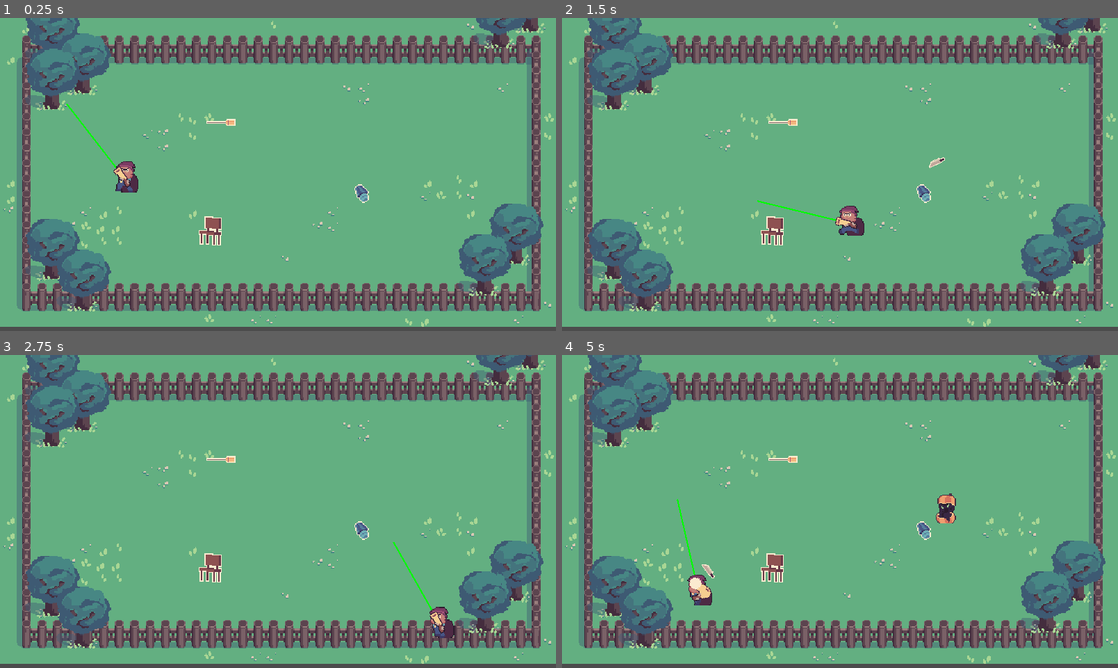
Above: before the commit, frames 1-4 (two rows, left to right).
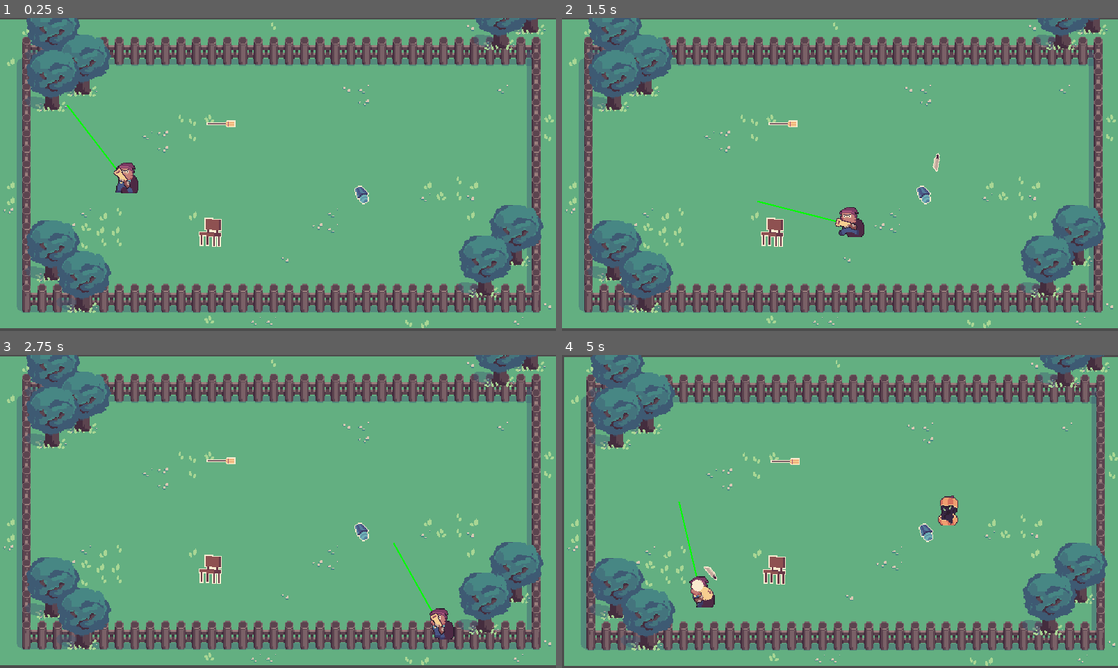
Above: after the commit, the same moments.

Repository: OceanBoy612/BrackeysJam2021
Game: Godot game, scene res://Code/World.tscn
Same seed, same stepped clock (60 frames per second), same inputs: the game is played once before the commit and once after it.
Inputs (mouse positions are in pixels of both pictures, inside the frame that each line leads up to):
- Up to frame 1 (0.25 s): no input
- Up to frame 2 (1.5 s): tap Enter (ui_accept) at 0.5, 0.77 s; move the mouse to (962, 158) at 0.52 s; hold Right (ui_right) 0.53-1.28 s; move the mouse to (728, 190) at 1.27 s; hold Down (ui_down) from 1.28 s (still down)
- Up to frame 3 (2.75 s): tap Enter (ui_accept) at 1.52 s; move the mouse to (333, 442) at 2.02 s; release Down (ui_down) at 2.03 s; hold Right (ui_right) from 2.03 s (still down)
- Up to frame 4 (5 s): move the mouse to (812, 574) at 2.77 s; release Right (ui_right) at 2.78 s; hold Up (ui_up) 2.78-3.53 s; tap Enter (ui_accept) at 3.02, 3.77, 4.52 s; move the mouse to (1006, 558) at 3.52 s; hold Left (ui_left) from 3.53 s (still down); move the mouse to (673, 464) at 4.27 s

The runs differ from the first frame. In frame 1, 8.4% of the frame differs, in the area x 0-100%, y 0-100%; in frame 2, 8.5%; in frame 3, 8.3%; in frame 4, 19%.

Commit message:
Added camera shake

Diff:
--- a/src/Code/Bullets/BroomBullet.tscn
+++ b/src/Code/Bullets/BroomBullet.tscn
@@ -4,6 +4,7 @@
 [ext_resource path="res://Code/Bullets/GenericBullet.tscn" type="PackedScene" id=2]
 
 [node name="BroomBullet" instance=ExtResource( 2 )]
+rotate = false
 
 [node name="Sprite" parent="." index="1"]
 texture = ExtResource( 1 )
--- a/src/Code/Bullets/GenericBullet.gd
+++ b/src/Code/Bullets/GenericBullet.gd
@@ -3,7 +3,12 @@
 
 export var speed = 300
 export var damage = 1
-export var rotation_speed = 6
+var rotation_speed = 0
+export var rotate = true
+
+func _ready():
+	if rotate:
+		rotation_speed = rand_range(4, 12)
 
 func _physics_process(delta):
 	var _vel = move_and_slide(Vector2(1,0).rotated(rotation) * speed)
--- /dev/null
+++ b/src/Code/Camera2D.gd
@@ -0,0 +1,75 @@
+extends Camera2D
+
+
+func _ready():
+#	player.connect("started_to_dash", self, "_on_player_dashed")
+#	player.connect("landed", self, "_on_player_landed")
+	randomize()
+	noise.seed = randi()
+	noise.period = 4
+	noise.octaves = 2
+
+
+func _process(delta):
+	if trauma:
+		trauma = max(trauma - decay * delta, 0)
+		shake()
+
+
+func _on_player_dashed():
+	$Tween.interpolate_property(self, "zoom", zoom*0.95, zoom, 0.3, Tween.TRANS_QUART, Tween.EASE_OUT)
+	$Tween.start()
+
+
+
+"""
+
+Intended Usage:
+
+Drag and drop this script onto a Camera2D that is a child of the root.
+
+To get the camera shake. Call the add_trauma(amount) from elsewhere.
+	amount == a number between 0 and 1
+
+
+"""
+
+export var x_limit = 0
+export var decay = 0.8  # How quickly the shaking stops [0, 1].
+export var max_offset = Vector2(100, 75)  # Maximum hor/ver shake in pixels.
+export var max_roll = 0.1  # Maximum rotation in radians (use sparingly).
+export (NodePath) var target  # Assign the node this camera will follow.
+export(float, 0, 1, 0.02) var max_trauma = 1  # max trauma
+export(bool) var only_x = false setget _set_only_x
+export(bool) var only_y = false setget _set_only_y
+
+var trauma = 0.0  # Current shake strength.
+var trauma_power = 2  # Trauma exponent. Use [2, 3].
+
+
+onready var noise = OpenSimplexNoise.new()
+var noise_y = 0
+
+func add_trauma(amount):
+	trauma = min(trauma + amount, max_trauma)
+
+
+func shake():
+	var amount = pow(trauma, trauma_power)
+
+	print("SHAKING")
+	noise_y += 1
+	rotation = max_roll * amount * noise.get_noise_2d(noise.seed, noise_y)
+	offset.x = max_offset.x * amount * noise.get_noise_2d(noise.seed*2, noise_y)
+	offset.y = max_offset.y * amount * noise.get_noise_2d(noise.seed*3, noise_y)
+
+
+func _set_only_x(value):
+	only_x = value
+	if value:
+		only_y = false
+
+func _set_only_y(value):
+	only_y = value
+	if value:
+		only_x = false
--- a/src/Code/Items/GenericItem.gd
+++ b/src/Code/Items/GenericItem.gd
@@ -7,7 +7,6 @@
 
 func _on_GenericItem_body_entered(body):
 	# item was picked up
-	print("TEST")
 	if body.has_method("pickup_item"):
 		print(item_name)
 		body.pickup_item(item_name)
--- /dev/null
+++ b/src/Code/World.gd
@@ -0,0 +1,10 @@
+extends YSort
+
+func _ready():
+	$Player.connect("shot", self, "on_player_shot")
+
+
+
+func on_player_shot():
+	print("SHOOT")
+	$Camera2D.add_trauma(0.3)
--- a/src/Code/World.tscn
+++ b/src/Code/World.tscn
@@ -1,10 +1,8 @@
-[gd_scene load_steps=12 format=2]
+[gd_scene load_steps=10 format=2]
 
 [ext_resource path="res://Art/Tilesets/Tileset.tres" type="TileSet" id=1]
-[ext_resource path="res://Code/Player/Player.gd" type="Script" id=2]
-[ext_resource path="res://Code/Enemies/Enemy.tscn" type="PackedScene" id=3]
-[ext_resource path="res://Code/Items/GenericItem.gd" type="Script" id=4]
-[ext_resource path="res://Code/Spawner/Spawner.gd" type="Script" id=5]
+[ext_resource path="res://Code/Camera2D.gd" type="Script" id=2]
+[ext_resource path="res://Code/World.gd" type="Script" id=3]
 [ext_resource path="res://Code/Items/KnifeItem.tscn" type="PackedScene" id=6]
 [ext_resource path="res://Code/Spawner/Spawner.tscn" type="PackedScene" id=7]
 [ext_resource path="res://Code/Player/Player.tscn" type="PackedScene" id=8]
@@ -13,6 +11,7 @@
 [ext_resource path="res://Code/Items/BroomItem.tscn" type="PackedScene" id=11]
 
 [node name="World" type="YSort"]
+script = ExtResource( 3 )
 
 [node name="Back" type="TileMap" parent="."]
 tile_set = ExtResource( 1 )
@@ -40,35 +39,28 @@
 [node name="Spawners" type="Node2D" parent="."]
 position = Vector2( 93.6252, 54.7231 )
 
-[node name="Spawner" type="Position2D" parent="Spawners" instance=ExtResource( 7 )]
+[node name="Spawner" parent="Spawners" instance=ExtResource( 7 )]
 position = Vector2( 397.89, 154.368 )
-script = ExtResource( 5 )
-entity_tscn = ExtResource( 3 )
 amount = -1
 delay = 3.5
 
-[node name="Spawner2" type="Position2D" parent="Spawners" instance=ExtResource( 7 )]
+[node name="Spawner2" parent="Spawners" instance=ExtResource( 7 )]
 position = Vector2( 396.016, 32.4518 )
-script = ExtResource( 5 )
-entity_tscn = ExtResource( 3 )
 amount = -1
 delay = 3.772
 
-[node name="Player" type="KinematicBody2D" parent="." instance=ExtResource( 8 )]
+[node name="Player" parent="." instance=ExtResource( 8 )]
 position = Vector2( 130.493, 168.055 )
-collision_layer = 2
-collision_mask = 5
-script = ExtResource( 2 )
 speed = 225
 reload_time_msecs = 100
 
-[node name="Camera2D" type="Camera2D" parent="Player"]
-position = Vector2( 0.705475, -2.87677 )
+[node name="Camera2D" type="Camera2D" parent="."]
+position = Vector2( 287.984, 160.67 )
+current = true
+script = ExtResource( 2 )
 
-[node name="KnifeItem" type="Area2D" parent="." instance=ExtResource( 6 )]
+[node name="KnifeItem" parent="." instance=ExtResource( 6 )]
 position = Vector2( 132.388, 178.854 )
-script = ExtResource( 4 )
-item_name = "knife"
 
 [node name="BroomItem" parent="." instance=ExtResource( 11 )]
 position = Vector2( 228.916, 107.657 )
@@ -78,6 +70,3 @@
 
 [node name="LampItem" parent="." instance=ExtResource( 9 )]
 position = Vector2( 375.122, 183.408 )
-
-[connection signal="body_entered" from="KnifeItem" to="KnifeItem" method="_on_KnifeItem_body_entered"]
-[connection signal="body_entered" from="KnifeItem" to="KnifeItem" method="_on_GenericItem_body_entered"]
